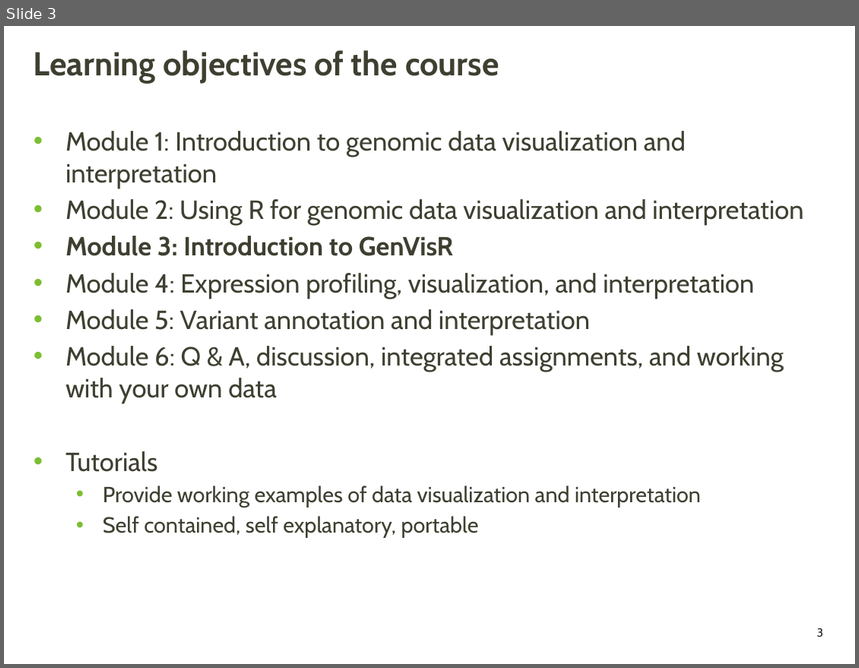
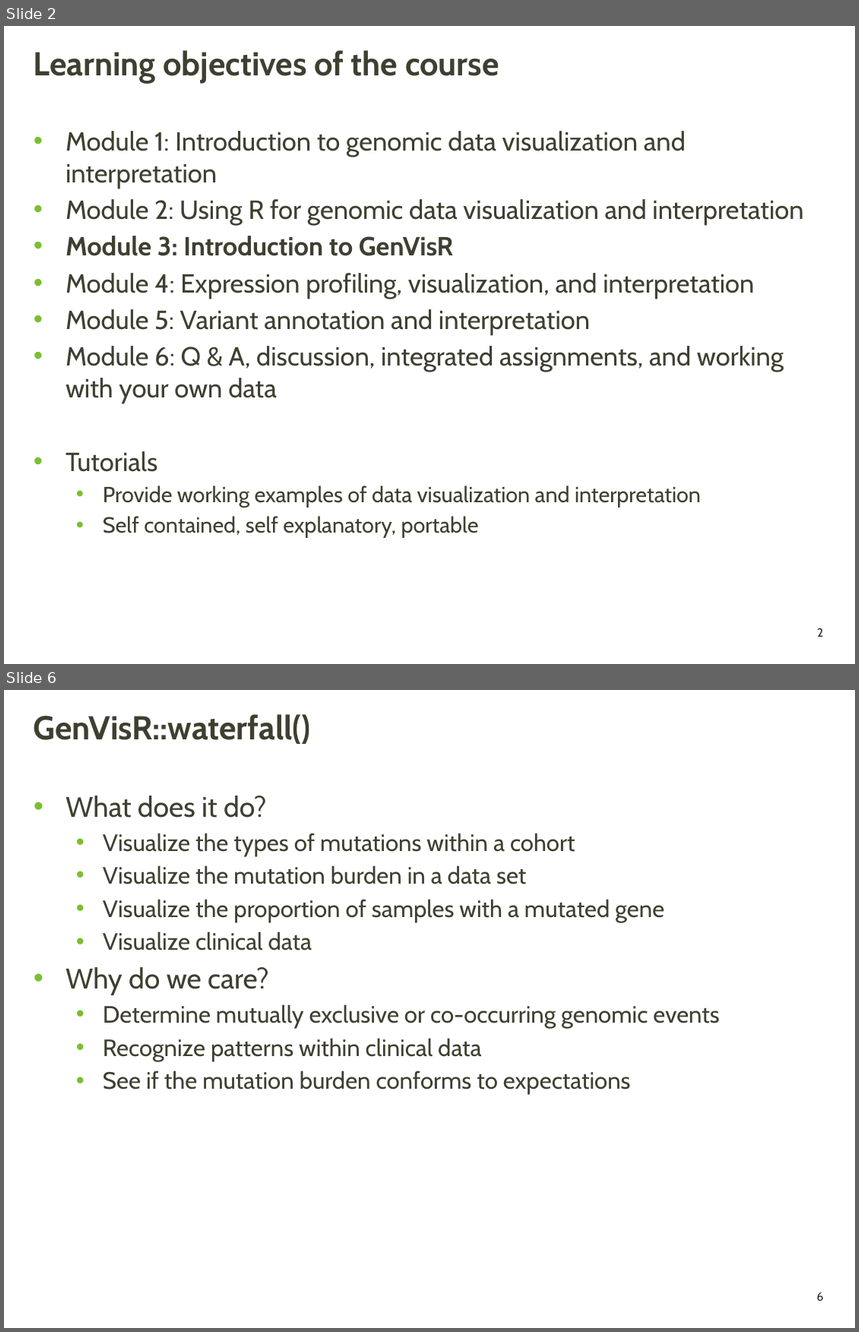
Before and after one commit to griffithlab/genviz.org, a slide deck: lectures/GenViz_Module3_Lecture.pptx. Shown one above the other, each under a label of ours: slide 3 before the commit, slides 2 and 6 after it; the slides between them are not shown. The pictures are 859x668 and 859x1332 pixels, drawn with LibreOffice and Linux fonts; fonts in the diff are those of the drawing; background and template pictures are left out. Boxes give left, top, right and bottom in pixels: in the first picture for what was removed or moved away, otherwise in the second. Text is boxed around its words. In the diff, an @@ line names an element or a change of style, - is before the commit and + after.

```diff
--- a/lectures/GenViz_Module3_Lecture.pptx
+++ b/lectures/GenViz_Module3_Lecture.pptx
@@ slide 6 added at (4,690,855,1328), background picture (left out); not listed: 1 template element that a slide beside it also shows @@
@@ title added at (34,714,311,744), 28 pt, text #3F3F32, bold @@
+GenVisR::waterfall()
@@ text added at (66,796,719,1095), 20 pt, text #3F3F32 @@
+• What does it do?
+  • Visualize the types of mutations within a cohort
+  • Visualize the mutation burden in a data set
+  • Visualize the proportion of samples with a mutated gene
+  • Visualize clinical data
+• Why do we care?
+  • Determine mutually exclusive or co-occurring genomic events
+  • Recognize patterns within clinical data
+  • See if the mutation burden conforms to expectations
@@ what was slide 3 is now slide 2 @@
@@ page number at (817,629,823,637): text changed @@
-3
+2
```
Also in this commit, not shown: 1 slide changed, 15 other slides added, 1 slide removed.
